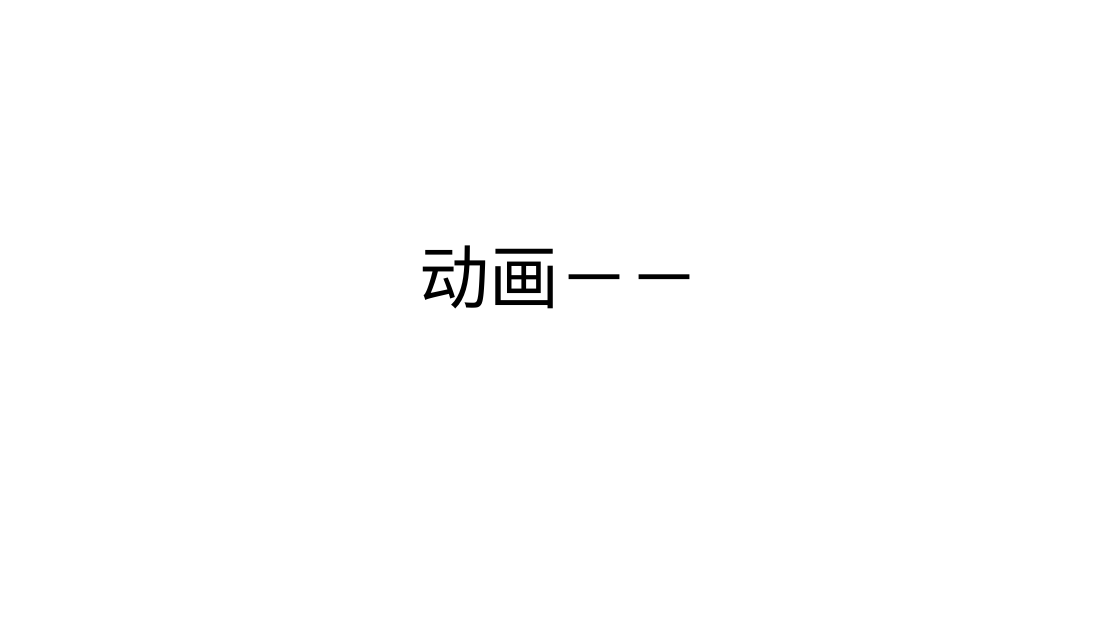
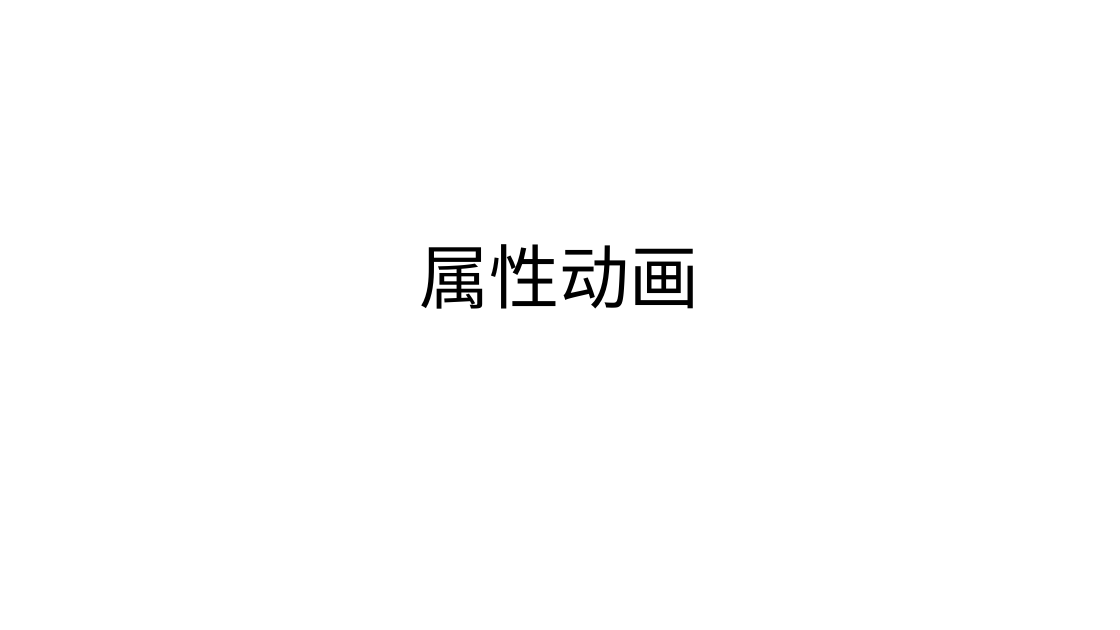
Before and after one commit to hua3505/Share, a slide deck: slide 1 of AnimationSkillShare/动画实用技巧.pptx. Drawn at 1120x630 pixels with LibreOffice and Linux fonts; fonts in the diff are those of the drawing. Boxes give left, top, right and bottom in pixels: in the first picture for what was removed or moved away, otherwise in the second. Text is boxed around its words. In the diff, an @@ line names an element or a change of style, - is before the commit and + after.

```diff
--- a/AnimationSkillShare/动画实用技巧.pptx
+++ b/AnimationSkillShare/动画实用技巧.pptx
@@ title at (x1=420, y1=244, x2=700, y2=309): text changed @@
-动画－－
+属性动画
```
Also in this commit, not shown: 6 slides added, 2 slides removed, 19 other files.
